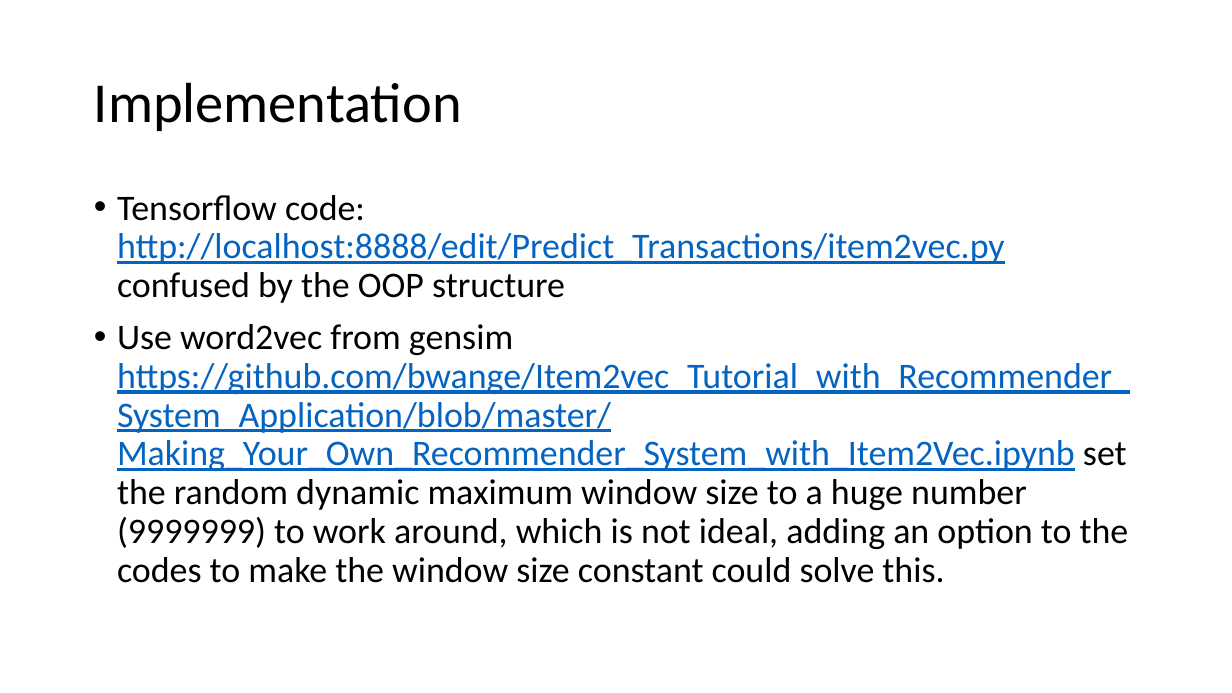
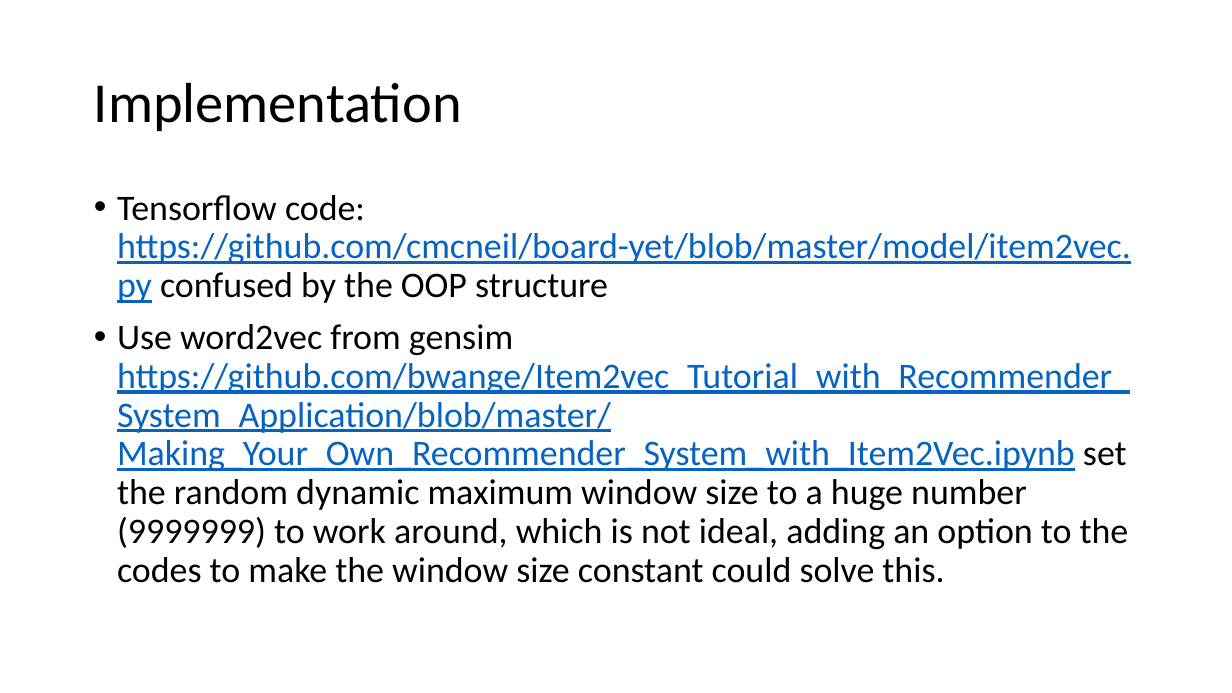
Before and after one commit to rui-zhang-ocean/Predict_Transactions, a slide deck: slide 10 of literatures/word2vec_item2vec_summary.pptx. Drawn at 1232x693 pixels with LibreOffice and Linux fonts; fonts in the diff are those of the drawing. Boxes give left, top, right and bottom in pixels: in the first picture for what was removed or moved away, otherwise in the second. Text is boxed around its words. In the diff, an @@ line names an element or a change of style, - is before the commit and + after.

Commit message:
update ppt

```diff
--- a/literatures/word2vec_item2vec_summary.pptx
+++ b/literatures/word2vec_item2vec_summary.pptx
@@ text at box(117, 195, 1131, 303): text changed @@
-• Tensorflow code: http://localhost:8888/edit/Predict_Transactions/item2vec.py confused by the OOP structure
+• Tensorflow code: https://github.com/cmcneil/board-yet/blob/master/model/item2vec.py confused by the OOP structure
```
Also in this commit, not shown: 1 other slide changed.
